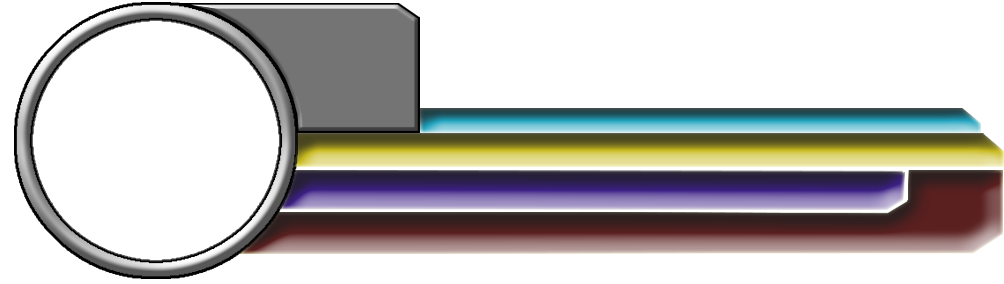
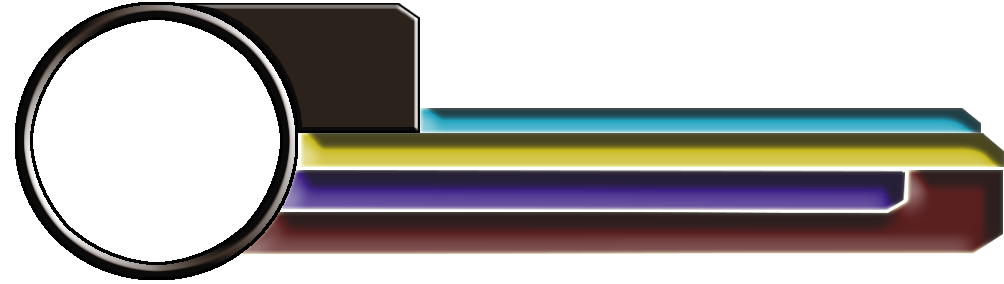
Revision of a layered (1004, 284) image; what changed, layer by layer:
removed layer "Calque 23" (was 66%) from group "background" over (17, 5, 295, 276)
added layer "Calque 31" in group "background" over (15, 2, 298, 280)
added layer "Calque 30" (96%) in group "background" over (16, 3, 297, 279)
"Calque 6": opacity 75% → 96%, painted on it over (172, 3, 420, 133)
painted on "background HXP" over (293, 133, 301, 167)
hid "Calque 22" over (14, 2, 298, 279)
